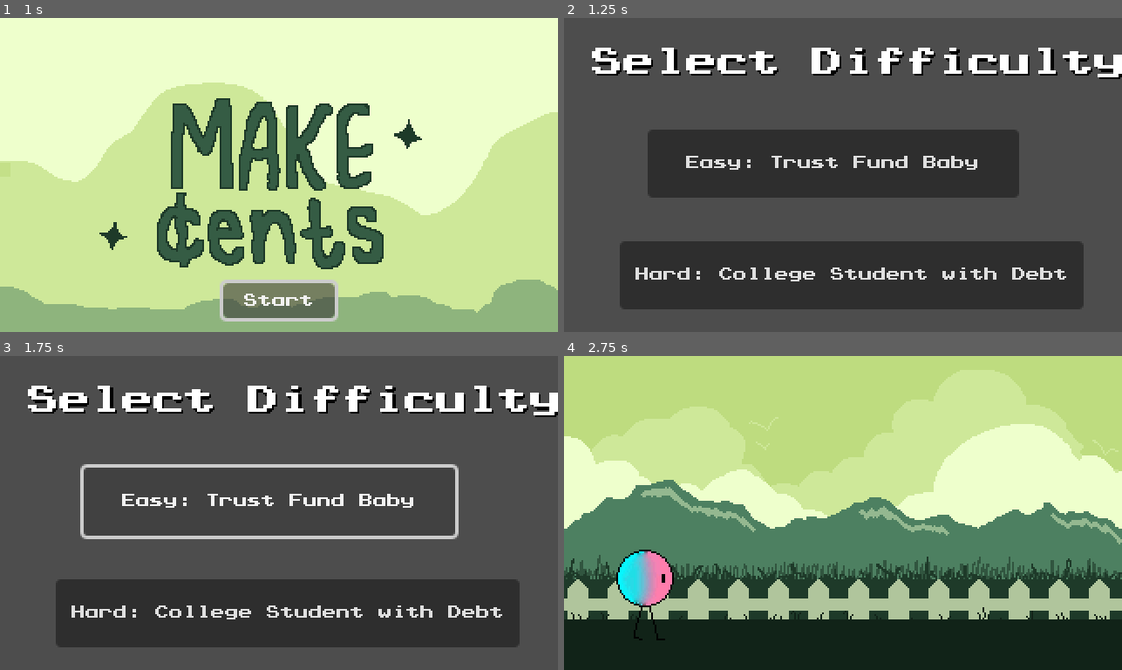
Above: before the commit, frames 1-4 (two rows, left to right).
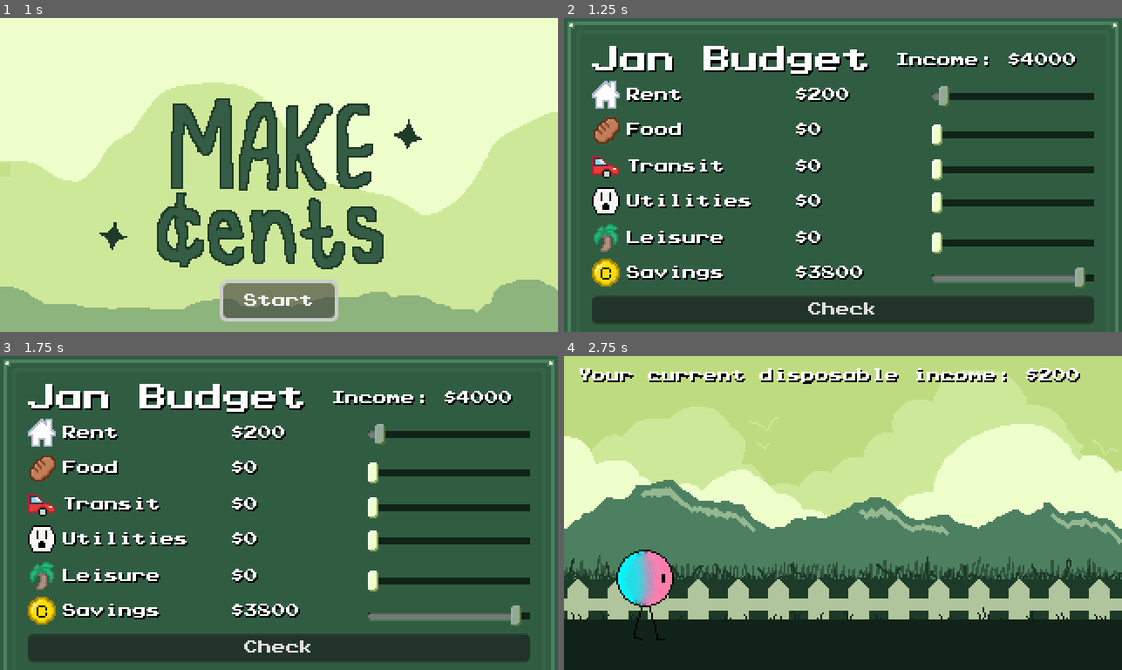
Above: after the commit, the same moments.

Repository: axu-1/Technica-2023-Godot-Project
Game: Godot game, scene res://main.tscn
Same seed, same stepped clock (60 frames per second), same inputs: the game is played once before the commit and once after it.
Inputs (mouse positions are in pixels of both pictures, inside the frame that each line leads up to):
- Up to frame 1 (1 s): click "Start" at 0.5 s
- Up to frame 2 (1.25 s): no input
- Up to frame 3 (1.75 s): click (267, 500) at 1.25 s, where only the run before the commit has a clickable "Easy: Trust Fund Baby"
- Up to frame 4 (2.75 s): click "Check" at 2 s

Frame 1 is identical in both runs. In frame 2, 93% of the frame differs, in the area x 0-100%, y 0-100%; in frame 3, 93%; in frame 4, 2.0%.

Commit message:
Final polish

Diff:
--- a/BudgetMenu/budget_menu.gd
+++ b/BudgetMenu/budget_menu.gd
@@ -88,7 +88,7 @@
 		Game.difficulty.EASY:
 			Game.income = 10000
 		Game.difficulty.HARD:
-			Game.income = 5000
+			Game.income = 4000
 
 	Game.total_money = Game.income
 
--- a/Menus/difficulty_menu.tscn
+++ b/Menus/difficulty_menu.tscn
@@ -1,11 +1,9 @@
-[gd_scene load_steps=3 format=3 uid="uid://bplu7ldec7j8c"]
+[gd_scene load_steps=2 format=3 uid="uid://bplu7ldec7j8c"]
 
 [ext_resource type="Script" path="res://Menus/difficulty_menu.gd" id="1_rkuv8"]
-[ext_resource type="PackedScene" uid="uid://dpufl0l80m4io" path="res://BudgetMenu/budget_menu.tscn" id="2_1qkuv"]
 
 [node name="Difficulty" type="Node2D"]
 script = ExtResource("1_rkuv8")
-budget_menu = ExtResource("2_1qkuv")
 
 [node name="Label" type="Label" parent="."]
 offset_left = 16.0
--- /dev/null
+++ b/Menus/game_over.gd
@@ -0,0 +1,12 @@
+extends CanvasLayer
+
+@onready var label = $Label
+@onready var label2 = $Label2
+# Called when the node enters the scene tree for the first time.
+func _ready():
+	label.text = "Your final disposable income: $" + str(Game.total_money - Game.savings)
+	label2.text = "Your final savings are: " + str(Game.savings)
+
+# Called every frame. 'delta' is the elapsed time since the previous frame.
+func _process(delta):
+	pass
--- a/Menus/game_over.tscn
+++ b/Menus/game_over.tscn
@@ -1,10 +1,41 @@
-[gd_scene load_steps=2 format=3 uid="uid://csfj2cre1jsir"]
+[gd_scene load_steps=3 format=3 uid="uid://csfj2cre1jsir"]
 
+[ext_resource type="Script" path="res://Menus/game_over.gd" id="1_yod7i"]
 [ext_resource type="Texture2D" uid="uid://d17llrjy3wnkg" path="res://Menus/gameover.png" id="1_yv4t6"]
 
 [node name="game_over" type="CanvasLayer"]
+script = ExtResource("1_yod7i")
 
 [node name="TextureRect" type="TextureRect" parent="."]
 offset_right = 40.0
 offset_bottom = 40.0
 texture = ExtResource("1_yv4t6")
+
+[node name="Label" type="Label" parent="."]
+anchors_preset = 7
+anchor_left = 0.5
+anchor_top = 1.0
+anchor_right = 0.5
+anchor_bottom = 1.0
+offset_left = -19.0
+offset_top = -29.0
+offset_right = 21.0
+offset_bottom = -21.0
+grow_horizontal = 2
+grow_vertical = 0
+vertical_alignment = 1
+
+[node name="Label2" type="Label" parent="."]
+anchors_preset = 7
+anchor_left = 0.5
+anchor_top = 1.0
+anchor_right = 0.5
+anchor_bottom = 1.0
+offset_left = -20.0
+offset_top = -16.0
+offset_right = 20.0
+offset_bottom = -8.0
+grow_horizontal = 2
+grow_vertical = 0
+horizontal_alignment = 1
+vertical_alignment = 1
--- a/Menus/main_menu.tscn
+++ b/Menus/main_menu.tscn
@@ -1,12 +1,12 @@
 [gd_scene load_steps=4 format=3 uid="uid://d2rqcql5ks5rj"]
 
 [ext_resource type="Script" path="res://Menus/main_menu.gd" id="1_rnb2a"]
-[ext_resource type="PackedScene" uid="uid://bplu7ldec7j8c" path="res://Menus/difficulty_menu.tscn" id="2_7wg56"]
+[ext_resource type="PackedScene" uid="uid://dpufl0l80m4io" path="res://BudgetMenu/budget_menu.tscn" id="2_gf8n3"]
 [ext_resource type="Texture2D" uid="uid://dv6whu6k25x8j" path="res://thumbnail.png" id="3_g6va4"]
 
 [node name="MainMenu" type="CanvasLayer"]
 script = ExtResource("1_rnb2a")
-difficulty_menu = ExtResource("2_7wg56")
+difficulty_menu = ExtResource("2_gf8n3")
 
 [node name="TextureRect" type="TextureRect" parent="."]
 anchors_preset = 15
--- a/Singletons/Game.gd
+++ b/Singletons/Game.gd
@@ -21,7 +21,7 @@
 
 #PLAYER VARIABLES
 enum difficulty {EASY, HARD}
-var difficulty_lvl
+var difficulty_lvl = Game.difficulty.HARD
 
 var total_money = 0
 var total_spent = 0
--- a/WalkingMenu/walking.gd
+++ b/WalkingMenu/walking.gd
@@ -7,6 +7,7 @@
 @export var game_over : PackedScene
 
 @onready var timer = $Timer
+@onready var label = $Label
 
 enum event_types {FOOD, TRANSIT, UTILITIES, LEISURE, AC_HEAT, EMERGENCY}
 var event_order = [event_types.FOOD, event_types.LEISURE, event_types.TRANSIT, event_types.UTILITIES]
@@ -22,7 +23,7 @@
 	var rand_int = randi_range(0, event_order.size())
 	event_done = false
 	Game.event_closed.connect(on_event_closed)
-
+	label.set_text("Your current disposable income: $" + str(Game.total_money - Game.savings))
 #	var new_event_option = event_option.instantiate()
 #	add_child(new_event_option)
 #	new_event_option.event_type = new_event_option.event_type_enum.LEISURE
@@ -42,7 +43,7 @@
 		timer.start()
 		event_done = true
 
-	if Game.total_money < 0:
+	if Game.total_money - Game.savings < 0:
 		Game.emit_signal("goto_scene", game_over)
 
 	if e_index == event_order.size() - 1:
@@ -67,4 +68,5 @@
 		Game.emit_signal("on_event_closed")
 
 func on_event_closed():
+	label.set_text("Your current disposable income: $" + str(Game.total_money - Game.savings))
 	timer.start()
--- a/WalkingMenu/walking.tscn
+++ b/WalkingMenu/walking.tscn
@@ -98,4 +98,10 @@
 frame = 11
 frame_progress = 0.170026
 
+[node name="Label" type="Label" parent="."]
+offset_left = 8.0
+offset_top = 7.0
+offset_right = 48.0
+offset_bottom = 15.0
+
 [connection signal="timeout" from="Timer" to="." method="_on_timer_timeout"]
